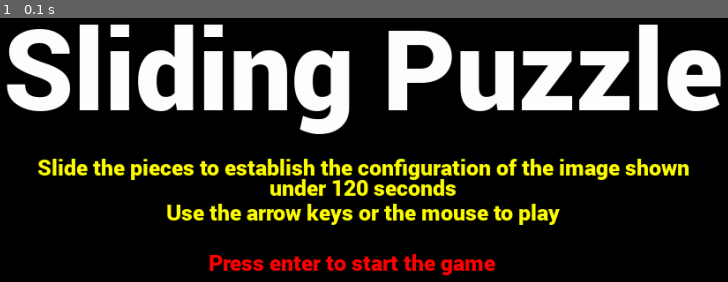
Above: before the commit, frame 1.
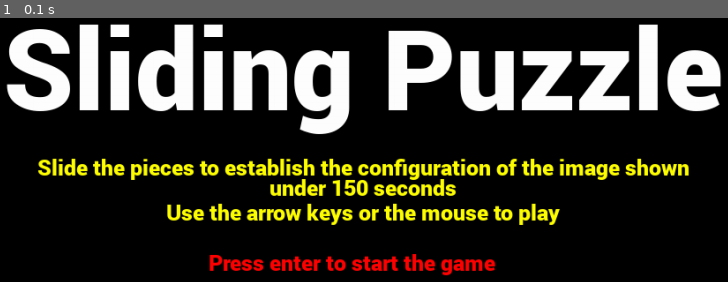
Above: after the commit, the same moment.

Repository: yashYRS/MultipleIntelligence
Game: pygame game, started from MultipleIntelligence/PictureSmart/Final/1_slidingpuzzle.py
Two runs of this game, one before a commit and one after it. Both use one fixed random seed, a clock stepped at 60 frames per second and the inputs below.
Inputs:
- Up to frame 1 (0.1 s): no input

The runs differ from the first frame. In frame 1, less than 0.1% of the frame differs, in the area x 47-49%, y 61-68%.

Commit message:
final game

Diff:
--- a/MultipleIntelligence/PictureSmart/Final/1_slidingpuzzle.py
+++ b/MultipleIntelligence/PictureSmart/Final/1_slidingpuzzle.py
@@ -23,7 +23,8 @@
 time = 0
 milli = 0
 seconds =0
-flag = 1
+flag =0
+check=1
 start_ticks=pygame.time.get_ticks()
 
 #def load():
@@ -44,8 +45,8 @@
 
 # exit
 def Stop():
-	#save(board)
-	#print (seconds)
+#save(board)
+#print (seconds)
 	pygame.time.wait(500)
 	pygame.display.quit()
 	pygame.quit()
@@ -138,7 +139,7 @@
 	pygame.display.update() #If no argument is passed it updates the entire Surface area
 	pygame.time.wait(500) #pause
 	print(round(gscore,2))
-	flag=0
+	check = 0
 	Stop()
 	#while True:
 	#	for event in pygame.event.get():
@@ -155,7 +156,7 @@
 	cfont = pygame.font.Font('./font/Roboto-Black.ttf', width//40)
 	title = tfont.render('Sliding Puzzle', True, White)
 	content1 = cfont.render('Slide the pieces to establish the configuration of the image shown', True, Yellow)
-	content2 =cfont.render('under 120 seconds', True, Yellow)
+	content2 =cfont.render('under 150 seconds', True, Yellow)
 	content3 = cfont.render('Use the arrow keys or the mouse to play', True, Yellow)
 	content4 = cfont.render('        Press enter to start the game', True, Red)
 	trect = title.get_rect()
@@ -237,7 +238,7 @@
 		gameBoard, blankCell = CreateBoard(row, columns, Num_Cell)
 		if not isOver(gameBoard, blankCell, size):
 			break
-	while True and flag:
+	while True and check:
 		seconds=(pygame.time.get_ticks()-start_ticks)/1000
 		for event in pygame.event.get():
 			if event.type == QUIT:
@@ -270,7 +271,8 @@
 		if isOver(gameBoard, blankCell, size):
 			gameBoard[blankCell] = Num_Cell-1
 			over = True
-		Demo.fill(Background_Color)
+		if check:
+			Demo.fill(Background_Color)
 		for i in range(Num_Cell):
 			if gameBoard[i] == -1:
 				continue
